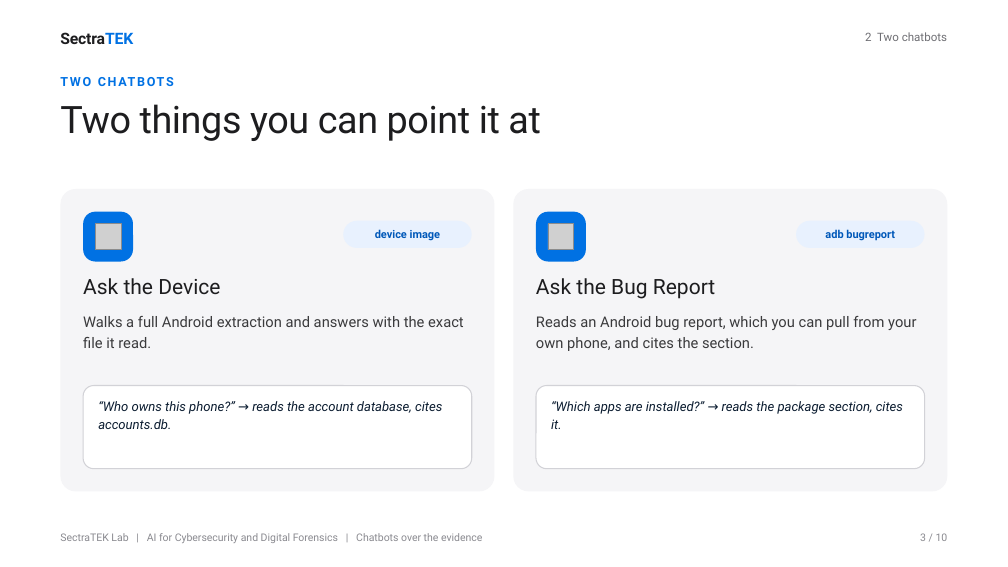
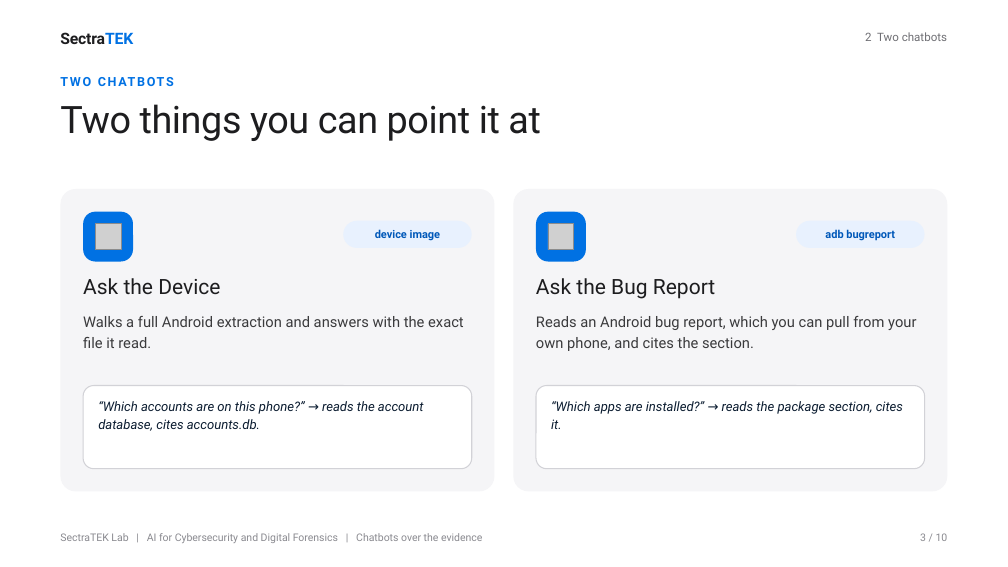
Before and after one commit to danjethh/sectratek-AI-Lab, a slide deck: slide 3 of df_llm_labs/lab4_qwen/slides/SectraTEK_Practical4_Chatbots.pptx. Drawn at 1008x567 pixels with LibreOffice and Linux fonts; fonts in the diff are those of the drawing; grey boxes stand for pictures. Boxes give left, top, right and bottom in pixels: in the first picture for what was removed or moved away, otherwise in the second. Text is boxed around its words. In the diff, an @@ line names an element or a change of style, - is before the commit and + after.

```diff
--- a/df_llm_labs/lab4_qwen/slides/SectraTEK_Practical4_Chatbots.pptx
+++ b/df_llm_labs/lab4_qwen/slides/SectraTEK_Practical4_Chatbots.pptx
@@ text at (98,401,424,431): text changed @@
-“Who owns this phone?” → reads the account database, cites accounts.db.
+“Which accounts are on this phone?” → reads the account database, cites accounts.db.
```
Also in this commit, not shown: 2 other slides changed, 13 other files.
